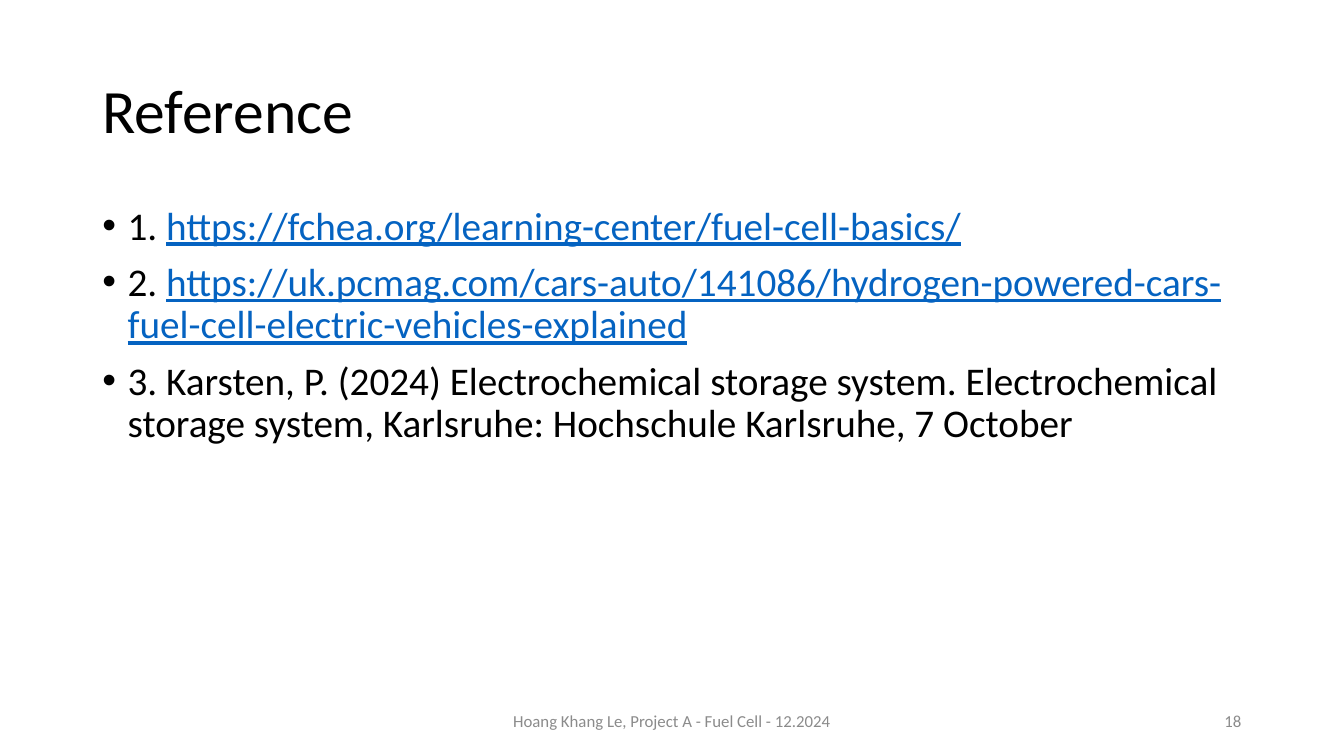
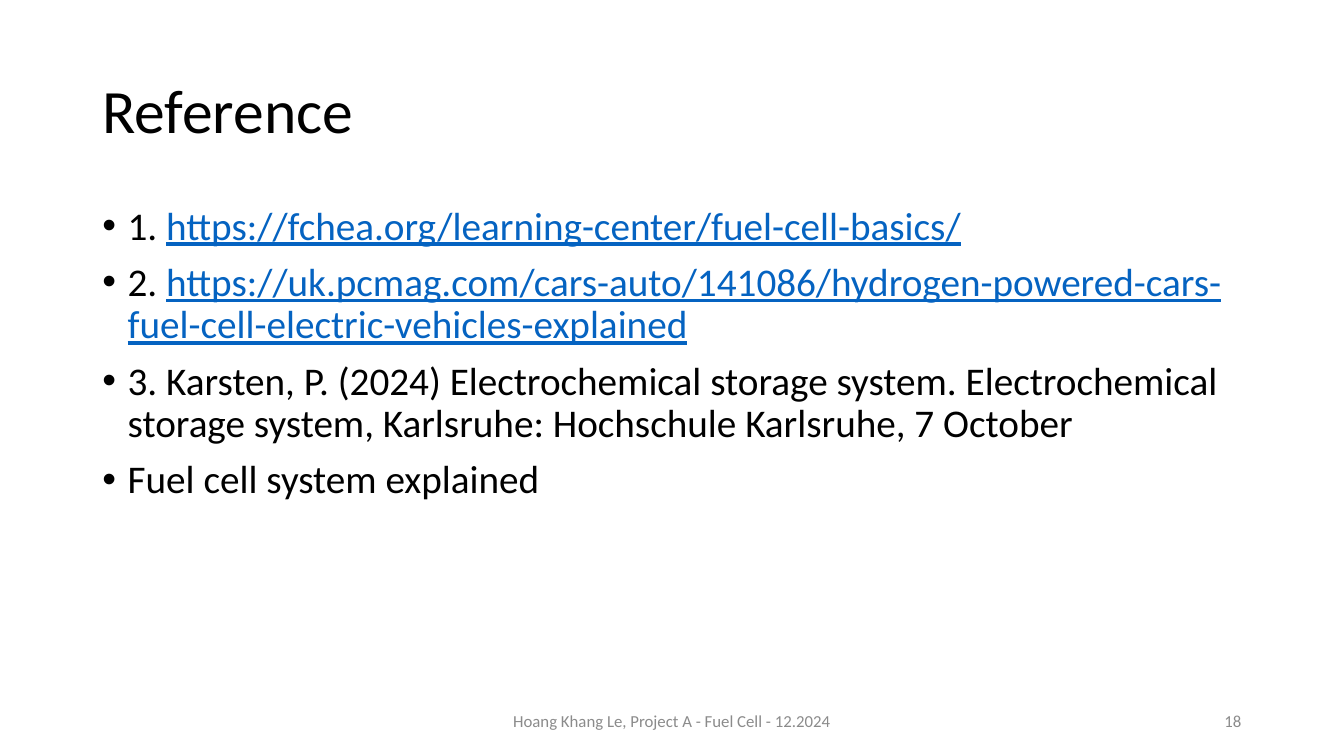
Before and after one commit to alpha7894550/ProjectA_fuelCell, a slide deck: slide 18 of Presentation_fuel_cell_project_khang.pptx. Drawn at 1344x756 pixels with LibreOffice and Linux fonts; fonts in the diff are those of the drawing. Boxes give left, top, right and bottom in pixels: in the first picture for what was removed or moved away, otherwise in the second. Text is boxed around its words. In the diff, an @@ line names an element or a change of style, - is before the commit and + after.

Commit message:
"18-12-2024_tomorrow is presentation date"

```diff
--- a/Presentation_fuel_cell_project_khang.pptx
+++ b/Presentation_fuel_cell_project_khang.pptx
@@ text at (x1=128, y1=465, x2=540, y2=500): paragraph added @@
+• Fuel cell system explained
```
Also in this commit, not shown: 6 other files.
